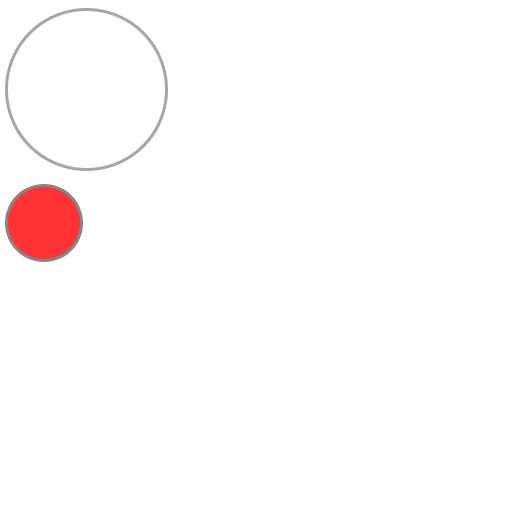
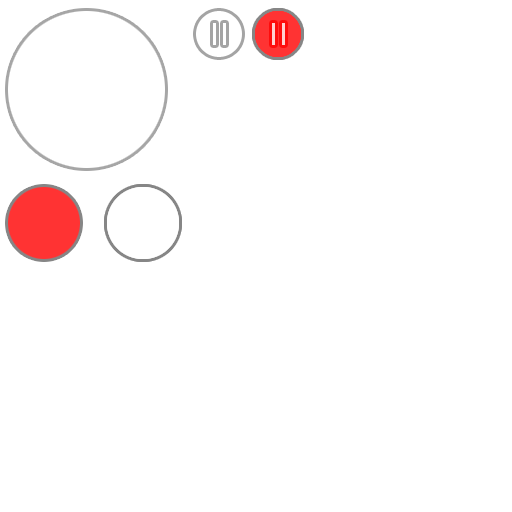
Two versions of the same layered image (512×512). Layer-by-layer changes:
added group "Pause" (1st of 2) with 4 layers above "GameButton" over (196, 11, 301, 57)
added layer "Pause copy" (77%) in group "Pause" over (272, 23, 285, 45)
added layer "PauseBG copy" (80%) in group "Pause" over (255, 11, 301, 57)
added layer "Pause" (2nd of 2, in "Pause") (60%) in group "Pause" over (216, 23, 223, 45)
added layer "PauseBG" (60%) in group "Pause" over (196, 11, 242, 57)
added layer "GameButton" (80%) above "DPadMove" over (107, 187, 179, 259)
